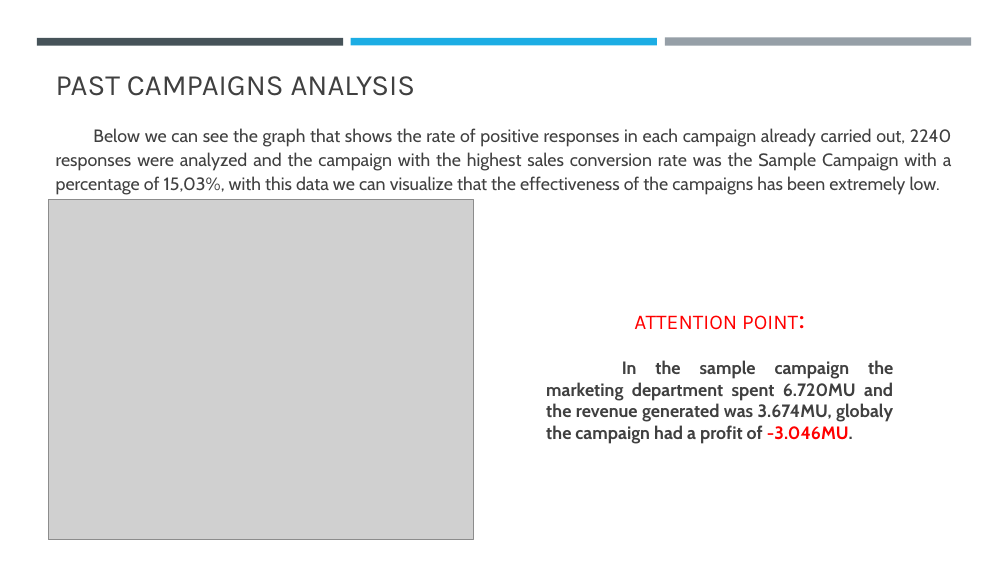
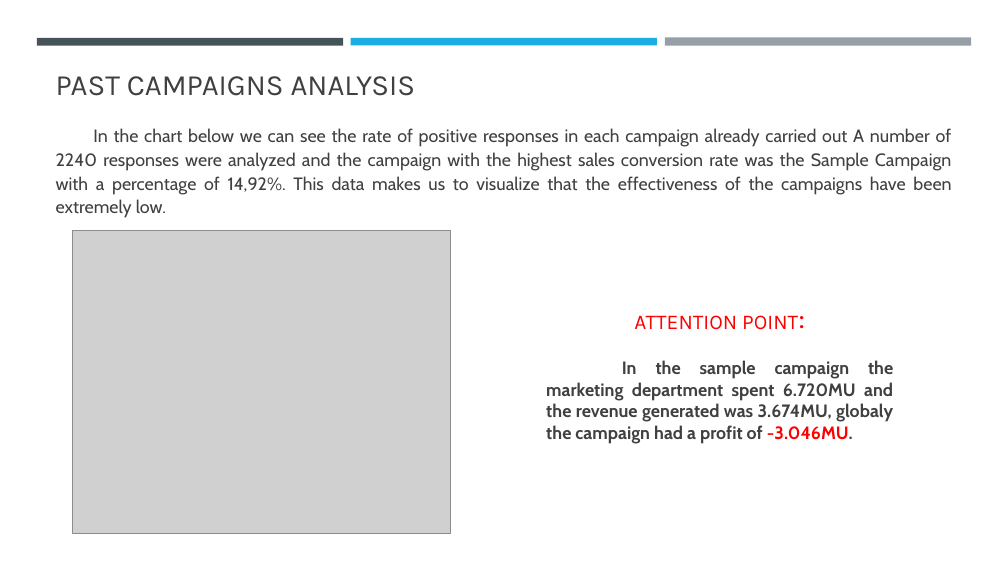
Before and after one commit to fpmacedo/ifood_data_analyst_test, a slide deck: slide 3 of iFood Data Business Analyst Case.pptx. Drawn at 1008x567 pixels with LibreOffice and Linux fonts; fonts in the diff are those of the drawing; grey boxes stand for pictures. Boxes give left, top, right and bottom in pixels: in the first picture for what was removed or moved away, otherwise in the second. Text is boxed around its words. In the diff, an @@ line names an element or a change of style, - is before the commit and + after.

```diff
--- a/iFood Data Business Analyst Case.pptx
+++ b/iFood Data Business Analyst Case.pptx
@@ text at <box>56,128,952,218</box>: text changed @@
-Below we can see the graph that shows the rate of positive responses in each campaign already carried out, 2240 responses were analyzed and the campaign with the highest sales conversion rate was the Sample Campaign with a percentage of 15,03%, with this data we can visualize that the effectiveness of the campaigns has been extremely low.
+In the chart below we can see the rate of positive responses in each campaign already carried out A number of 2240 responses were analyzed and the campaign with the highest sales conversion rate was the Sample Campaign with a percentage of 14,92%. This data makes us to visualize that the effectiveness of the campaigns have been extremely low.
@@ picture: place and size @@
-picture at <box>48,200,474,540</box>
+picture at <box>73,231,451,533</box>
```
Also in this commit, not shown: 6 other slides changed, 1 slide added, 2 slides removed, 2 other files.
